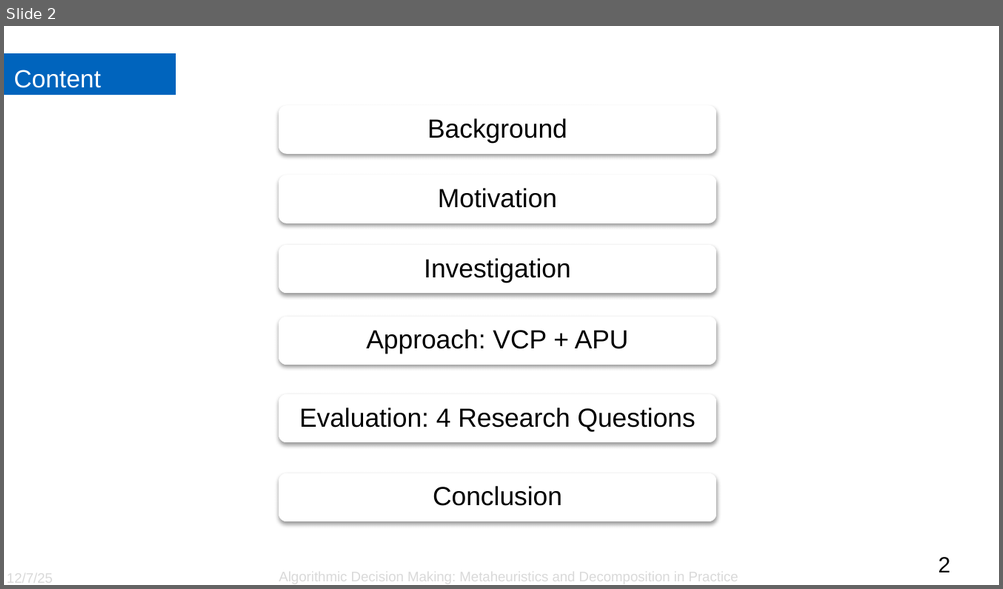
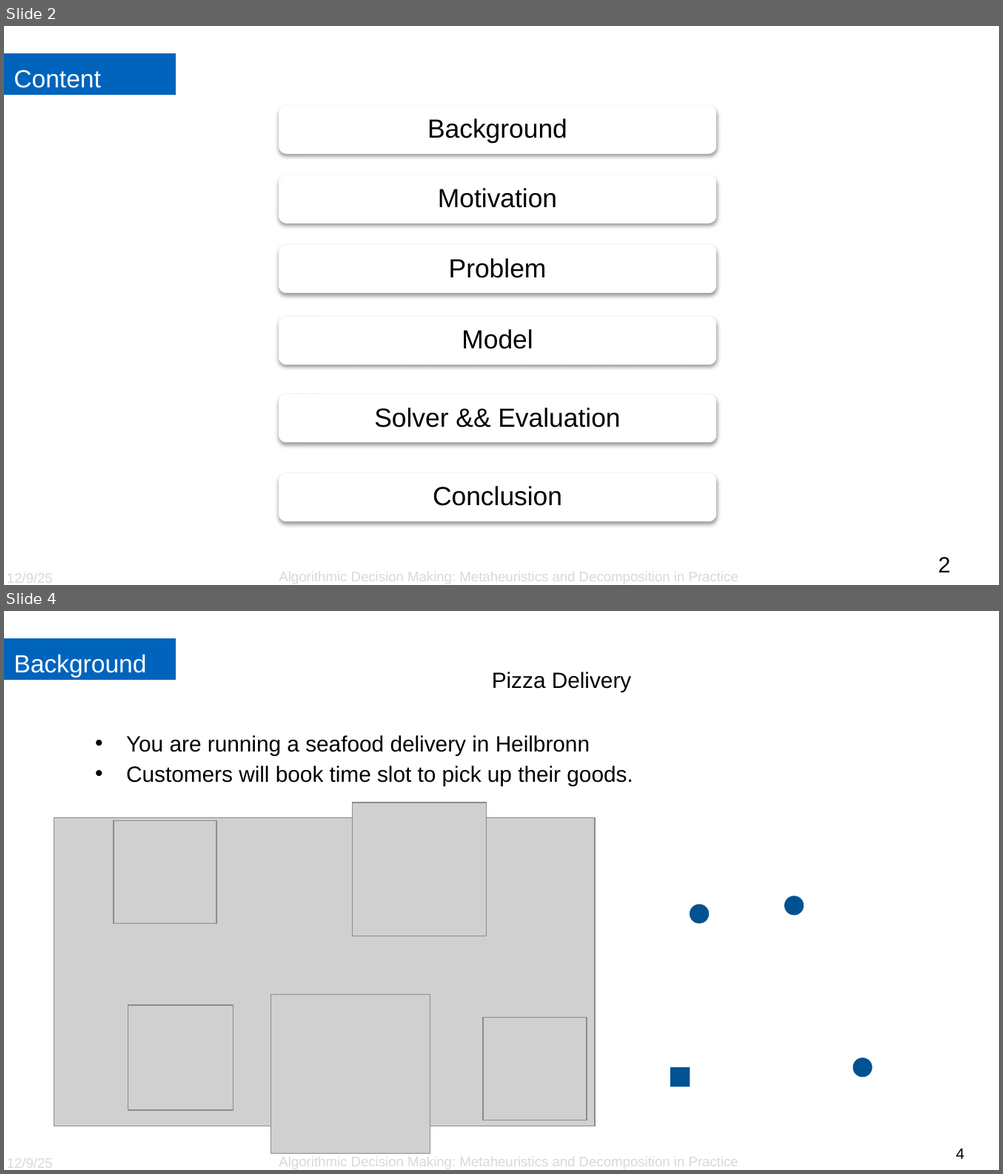
Before and after one commit to SinYita/VRPTW_solver, a slide deck: Presentation.pptx. Shown one above the other, each under a label of ours: slide 2 before the commit, slides 2 and 4 after it; the slides between them are not shown. The pictures are 1003x589 and 1003x1174 pixels, drawn with LibreOffice and Linux fonts; fonts in the diff are those of the drawing; grey boxes stand for pictures; background and template pictures are left out. Boxes give left, top, right and bottom in pixels: in the first picture for what was removed or moved away, otherwise in the second. Text is boxed around its words. In the diff, an @@ line names an element or a change of style, - is before the commit and + after.

```diff
--- a/Presentation.pptx
+++ b/Presentation.pptx
@@ slide 4 added at (4, 611, 999, 1170), background #FFFFFF @@
@@ rectangle added at (4, 639, 176, 681), fill #0064BD, 18 pt, text #FFFFFF @@
+Background
@@ text added at (492, 672, 632, 692), 16 pt, text #000000 @@
+Pizza Delivery
@@ text added at (126, 735, 632, 786), 16 pt, text #000000 @@
+• You are running a seafood delivery in Heilbronn
+• Customers will book time slot to pick up their goods.
@@ picture added at (352, 803, 485, 936) @@
@@ picture added at (54, 818, 594, 1126) @@
@@ picture added at (114, 821, 216, 923) @@
@@ ellipse added at (784, 897, 804, 917), fill #005293 @@
@@ ellipse added at (689, 904, 709, 924), fill #005293 @@
@@ picture added at (128, 1006, 233, 1111) @@
@@ picture added at (270, 995, 430, 1154) @@
@@ picture added at (482, 1018, 586, 1120) @@
@@ rectangle added at (670, 1068, 690, 1088), fill #005293 @@
@@ ellipse added at (852, 1057, 872, 1077), fill #005293 @@
@@ text added at (7, 1156, 53, 1170), 10 pt, text #D9D9D9 @@
+12/9/25
@@ text added at (279, 1154, 738, 1170), 10 pt, text #D9D9D9 @@
+Algorithmic Decision Making: Metaheuristics and Decomposition in Practice
@@ page number added at (956, 1149, 964, 1159), 11 pt, text #000000 @@
+4
@@ slide 2 changed as well @@
@@ text at (449, 258, 546, 278): text changed @@
-Investigation
+Problem
@@ text at (461, 329, 532, 349): text changed @@
-Approach: VCP + APU
+Model
@@ text at (374, 408, 620, 428): text changed @@
-Evaluation: 4 Research Questions
+Solver && Evaluation
@@ text at (7, 571, 53, 585): text changed @@
-12/7/25
+12/9/25
```
Also in this commit, not shown: 15 other slides changed, 2 other files.
